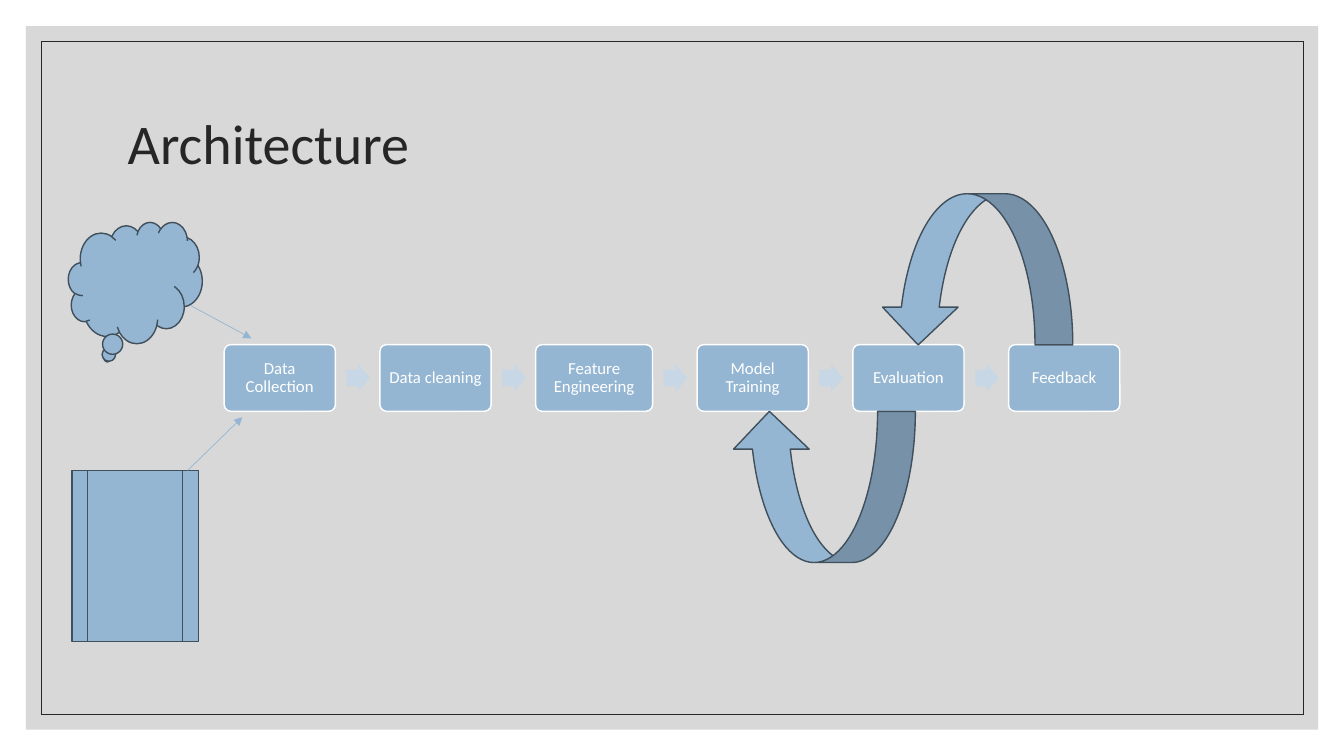
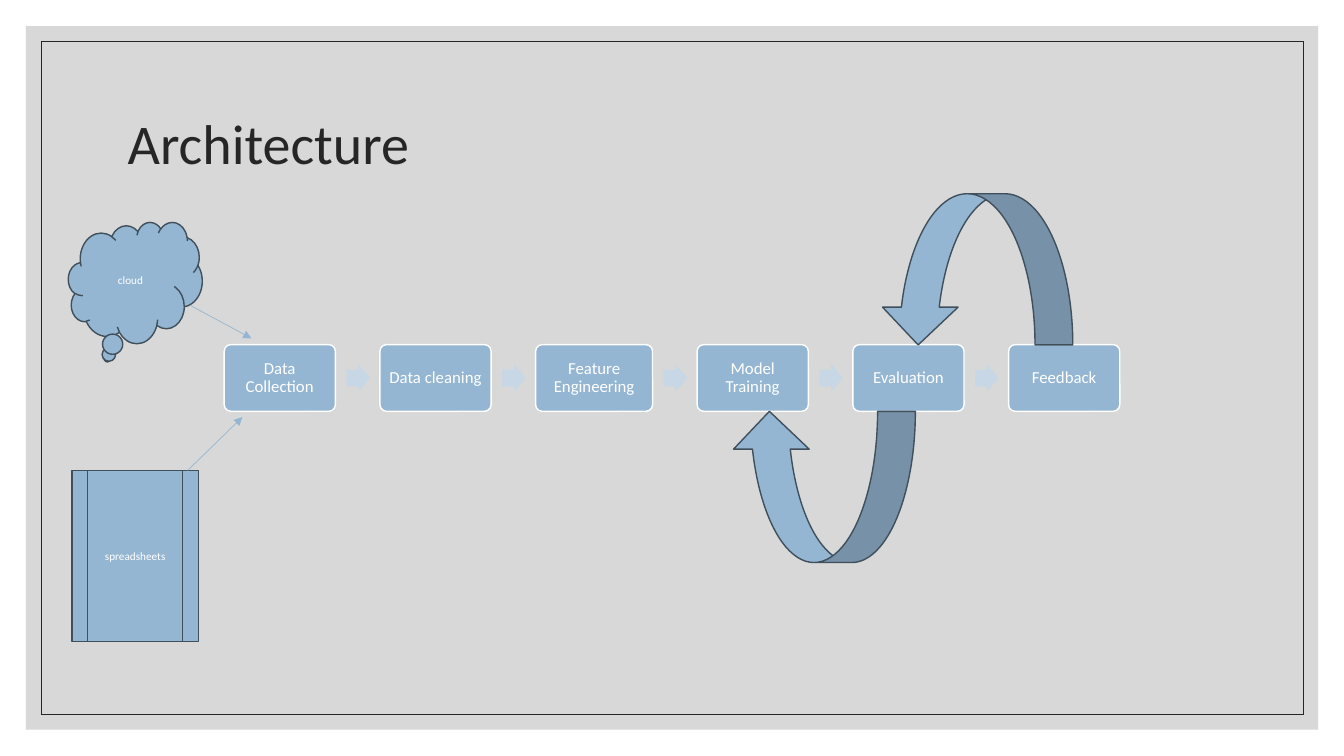
Before and after one commit to kvamsi7/mscs, a slide deck: slide 10 of CS5720-Neural Network and Deep Learning/NN_Final_Project/Documentation/Project Presentation.pptx. Drawn at 1344x756 pixels with LibreOffice and Linux fonts; fonts in the diff are those of the drawing. Boxes give left, top, right and bottom in pixels: in the first picture for what was removed or moved away, otherwise in the second. Text is boxed around its words. In the diff, an @@ line names an element or a change of style, - is before the commit and + after.

```diff
--- a/CS5720-Neural Network and Deep Learning/NN_Final_Project/Documentation/Project Presentation.pptx
+++ b/CS5720-Neural Network and Deep Learning/NN_Final_Project/Documentation/Project Presentation.pptx
@@ text in thought cloud at bbox=[118, 276, 143, 284]: text added @@
+cloud
@@ text in flow chart predefined process at bbox=[105, 552, 165, 562]: text added @@
+spreadsheets
```
Also in this commit, not shown: 1 other slide changed.
